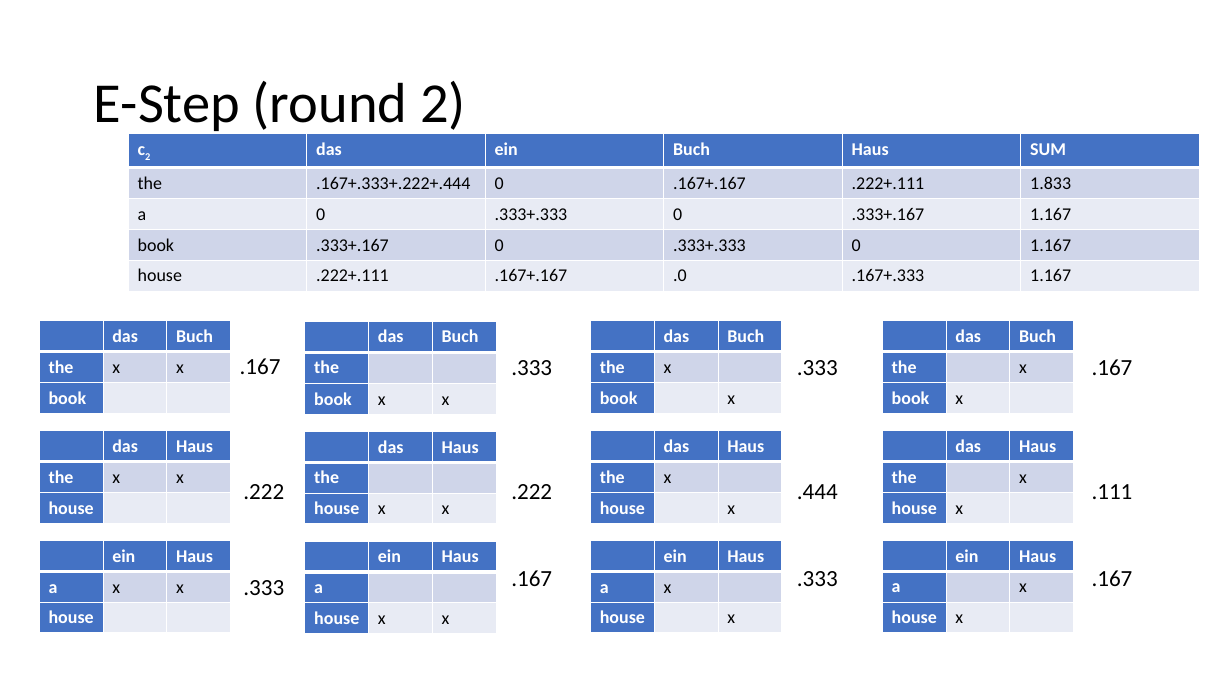
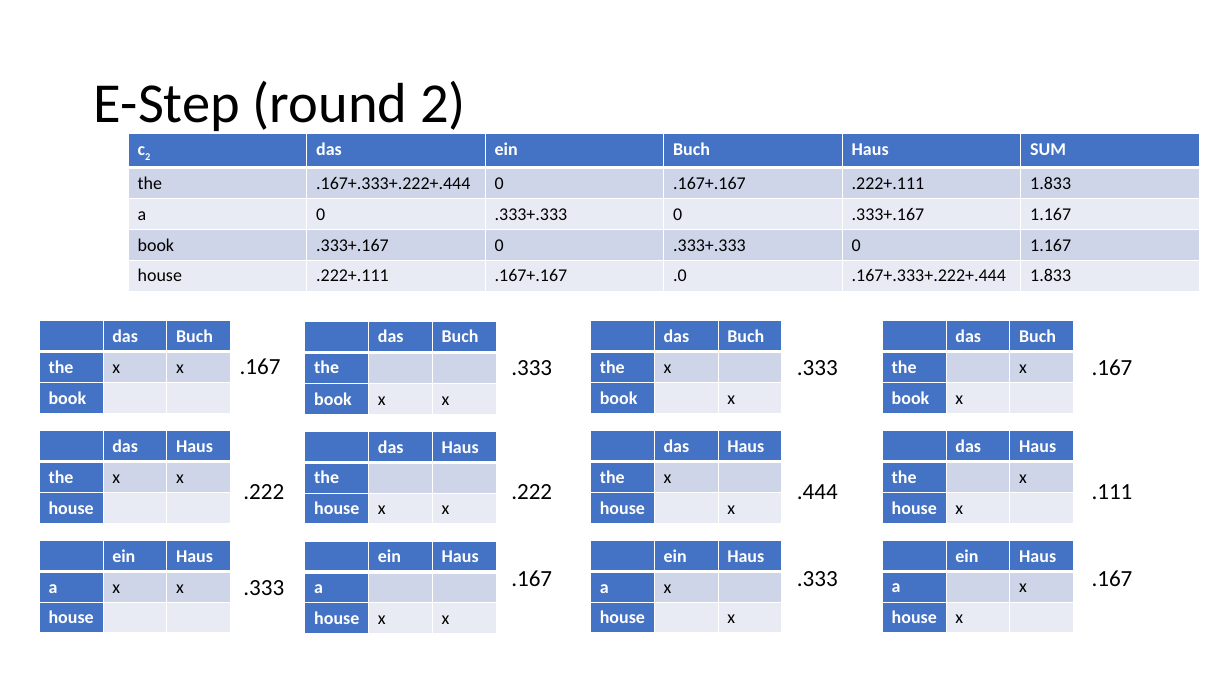
Before and after one commit to isi-nlp/csci_544_fa_17_slides, a slide deck: slide 32 of lecture19v1.pptx. Drawn at 1232x693 pixels with LibreOffice and Linux fonts; fonts in the diff are those of the drawing. Boxes give left, top, right and bottom in pixels: in the first picture for what was removed or moved away, otherwise in the second. Text is boxed around its words. In the diff, an @@ line names an element or a change of style, - is before the commit and + after.

```diff
--- a/lecture19v1.pptx
+++ b/lecture19v1.pptx
@@ table at (x1=128, y1=134, x2=1199, y2=288) @@
-row 5, column 5: .167+.333
+row 5, column 5: .167+.333+.222+.444
-row 5, column 6: 1.167
+row 5, column 6: 1.833
```
Also in this commit, not shown: 1 other slide changed.
